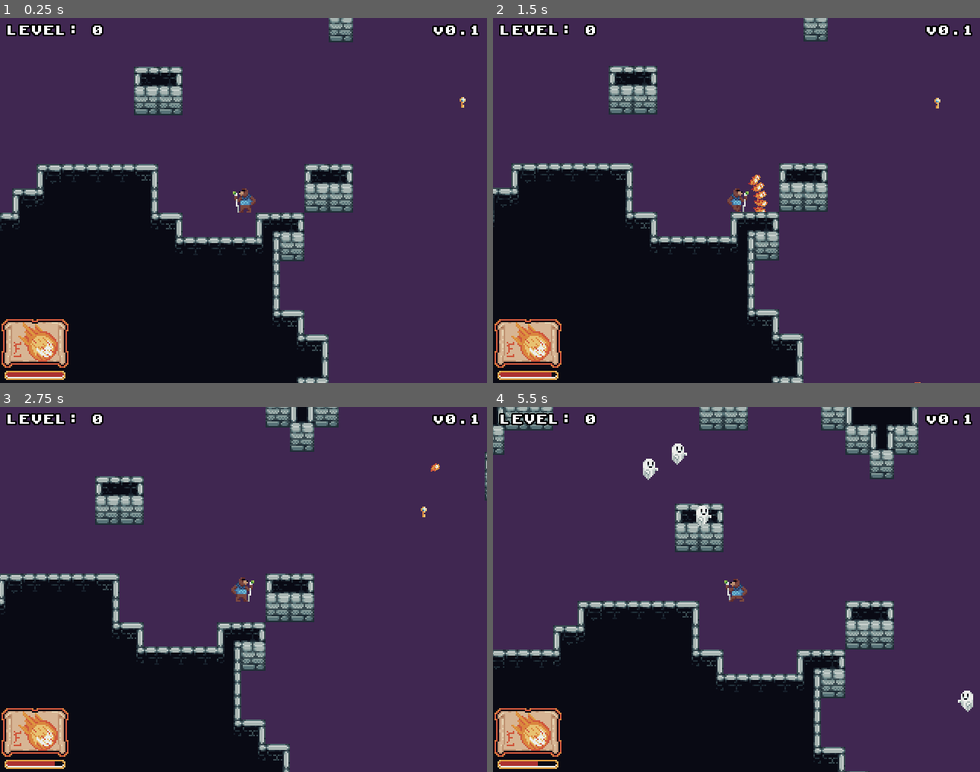
Above: before the commit, frames 1-4 (two rows, left to right).
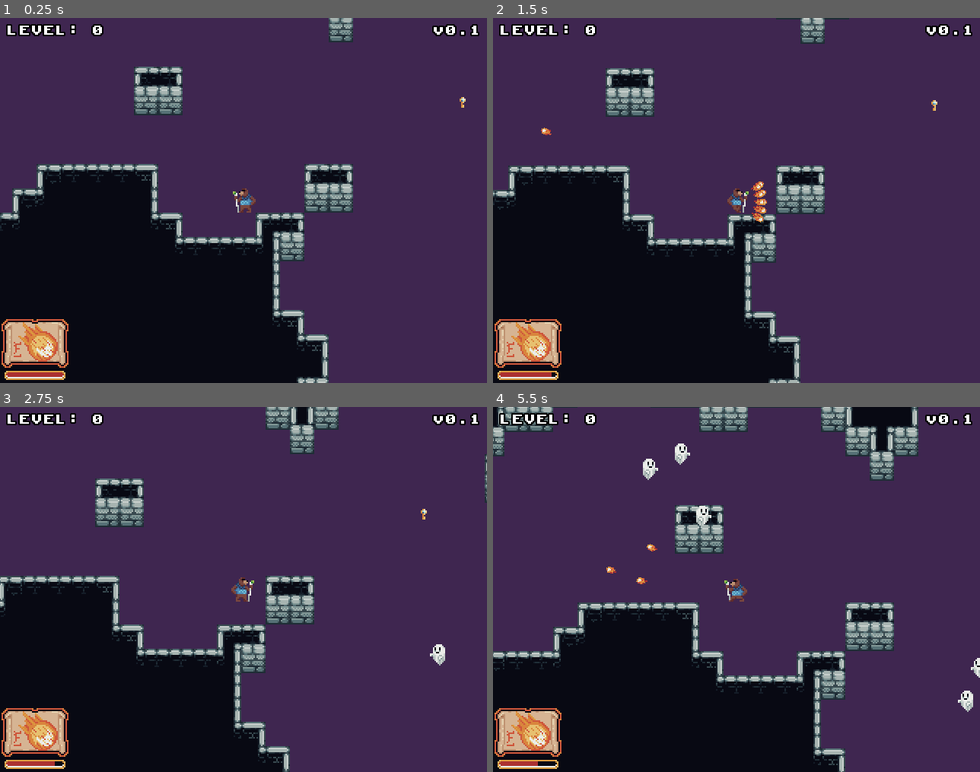
Above: after the commit, the same moments.

Repository: nikolawhallon/ExploreyDungeon
Game: Godot game, scene res://Scenes/Game.tscn
Same seed, same stepped clock (60 frames per second), same inputs: the game is played once before the commit and once after it.
Inputs (mouse positions are in pixels of both pictures, inside the frame that each line leads up to):
- Up to frame 1 (0.25 s): no input
- Up to frame 2 (1.5 s): click (527, 342) at 0.5 s; tap Enter at 1.25 s; move the mouse to (843, 182) at 1.27 s; hold D from 1.28 s (still down); tap F at 1.35 s; click (843, 182) at 1.42 s
- Up to frame 3 (2.75 s): tap Space at 1.52 s; release D at 2 s; drag from (146, 607) to (311, 516) at 2.02 s
- Up to frame 4 (5.5 s): move the mouse to (785, 509) at 2.77 s; hold D 2.78-3.5 s; tap F at 2.85, 4.35 s; click (785, 509) at 2.92 s; drag from (712, 662) to (819, 498) at 3.52 s; move the mouse to (882, 644) at 4.27 s; hold A 4.28-5 s; click (882, 644) at 4.42 s; tap Space at 4.52 s; drag from (590, 534) to (663, 487) at 5.02 s

The runs differ from the first frame. In frame 2, 6.9% of the frame differs, in the area x 0-92%, y 0-100%; in frame 3, 5.6%; in frame 4, 7.1%, in the area x 0-100%, y 0-100%.

Commit message:
supporting both mouse and (multi)touch

Diff:
--- a/Scenes/Level.gd
+++ b/Scenes/Level.gd
@@ -5,10 +5,32 @@
 
 var rng = RandomNumberGenerator.new()
 
-func _input(event):
+var mouse_index = null
+
+func _unhandled_input(event):
 	if event is InputEventKey and event.pressed:
 		if event.scancode == KEY_F:
 			spawn_fireballs()
+
+	if event is InputEventScreenTouch:
+		if event.is_pressed():
+			$YSort/Player.destination = get_canvas_transform().xform_inv(event.get_position())
+		if not event.pressed:
+			$YSort/Player.destination = null
+	if event is InputEventScreenDrag:
+		$YSort/Player.destination = get_canvas_transform().xform_inv(event.get_position())
+
+	if event is InputEventMouseButton:
+		if event.is_pressed():
+			mouse_index = event.get_button_index()
+			$YSort/Player.destination = get_global_mouse_position()
+		if not event.is_pressed():
+			if event.get_button_index() == mouse_index:
+				mouse_index = null
+				$YSort/Player.destination = null
+	if event is InputEventMouseMotion:
+		if mouse_index != null:
+			$YSort/Player.destination = get_global_mouse_position()
 
 func _ready():
 	rng.randomize()
@@ -85,7 +107,7 @@
 	spawn_fireballs()
 
 func spawn_fireballs():
-	var direction = (get_global_mouse_position() - $YSort/Player.global_position).normalized()
+	var direction = $YSort/Player.direction
 	spawn_fireball(direction)
 
 	if $YSort/Player.fireball_power > 33:
--- a/Scenes/Level.tscn
+++ b/Scenes/Level.tscn
@@ -43,7 +43,10 @@
 margin_bottom = 42.0
 custom_constants/separation = 1
 
-[node name="FireballButton" type="TextureButton" parent="CanvasLayer/MarginContainer/HBoxContainer/FireballSpell"]
+[node name="FireballButtonMobile" type="TouchScreenButton" parent="CanvasLayer/MarginContainer/HBoxContainer/FireballSpell"]
+normal = ExtResource( 6 )
+
+[node name="FireballButtonDesktop" type="TextureButton" parent="CanvasLayer/MarginContainer/HBoxContainer/FireballSpell"]
 margin_right = 44.0
 margin_bottom = 32.0
 texture_normal = ExtResource( 6 )
@@ -78,4 +81,5 @@
 [connection signal="collected_fireball_scroll" from="YSort/Player" to="." method="_on_Player_collected_fireball_scroll"]
 [connection signal="was_hit" from="YSort/Player" to="." method="_on_Player_was_hit"]
 [connection signal="timeout" from="GhostSpawnTimer" to="." method="_on_GhostSpawnTimer_timeout"]
-[connection signal="pressed" from="CanvasLayer/MarginContainer/HBoxContainer/FireballSpell/FireballButton" to="." method="_on_FireballButton_pressed"]
+[connection signal="pressed" from="CanvasLayer/MarginContainer/HBoxContainer/FireballSpell/FireballButtonMobile" to="." method="_on_FireballButton_pressed"]
+[connection signal="pressed" from="CanvasLayer/MarginContainer/HBoxContainer/FireballSpell/FireballButtonDesktop" to="." method="_on_FireballButton_pressed"]
--- a/Scenes/Player.gd
+++ b/Scenes/Player.gd
@@ -7,6 +7,8 @@
 var velocity = Vector2(0, 0)
 var direction = Vector2(-1, 0)
 var collected_key = false
+
+var destination = null
 
 var fireball_power = 100
 
@@ -25,9 +27,9 @@
 	else:
 		velocity.x = 0
 
-	if Input.is_mouse_button_pressed(BUTTON_LEFT):
-		if get_global_mouse_position().distance_to(global_position) > 2:
-			velocity = speed * (get_global_mouse_position() - global_position).normalized()
+	if destination != null:
+		if destination.distance_to(global_position) > 2:
+			velocity = speed * (destination - global_position).normalized()
 
 	if velocity != Vector2.ZERO:
 		direction = velocity.normalized()
--- a/project.godot
+++ b/project.godot
@@ -27,12 +27,15 @@
 
 window=false
 
+[input_devices]
+
+pointing/emulate_mouse_from_touch=false
+
 [physics]
 
 common/enable_pause_aware_picking=true
 
 [rendering]
 
-quality/driver/driver_name="GLES2"
 2d/snapping/use_gpu_pixel_snap=true
 environment/default_environment="res://default_env.tres"
